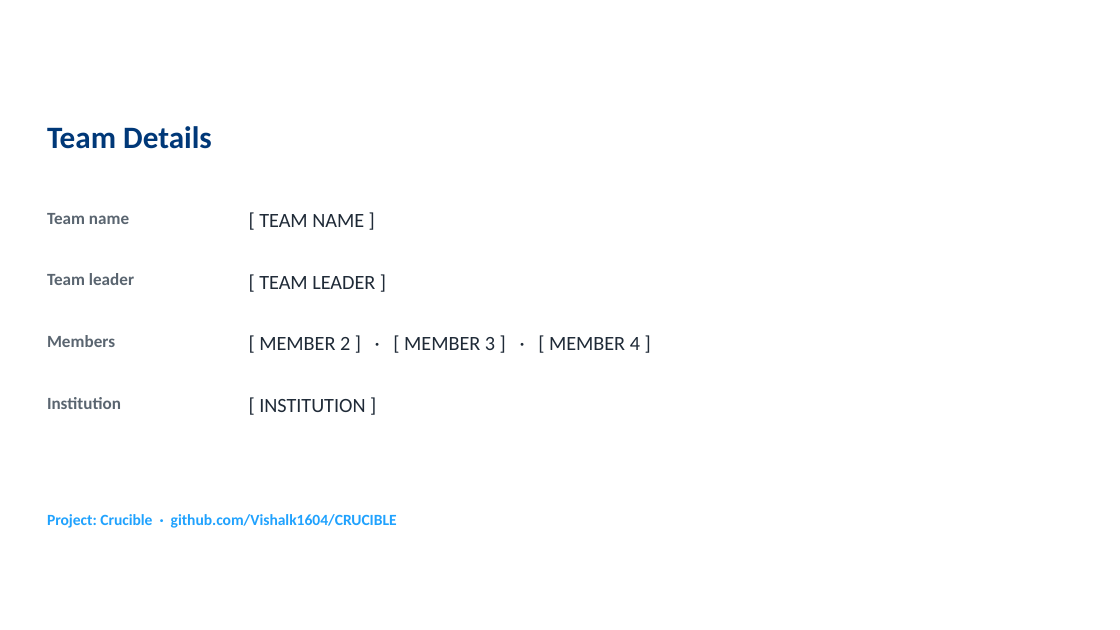
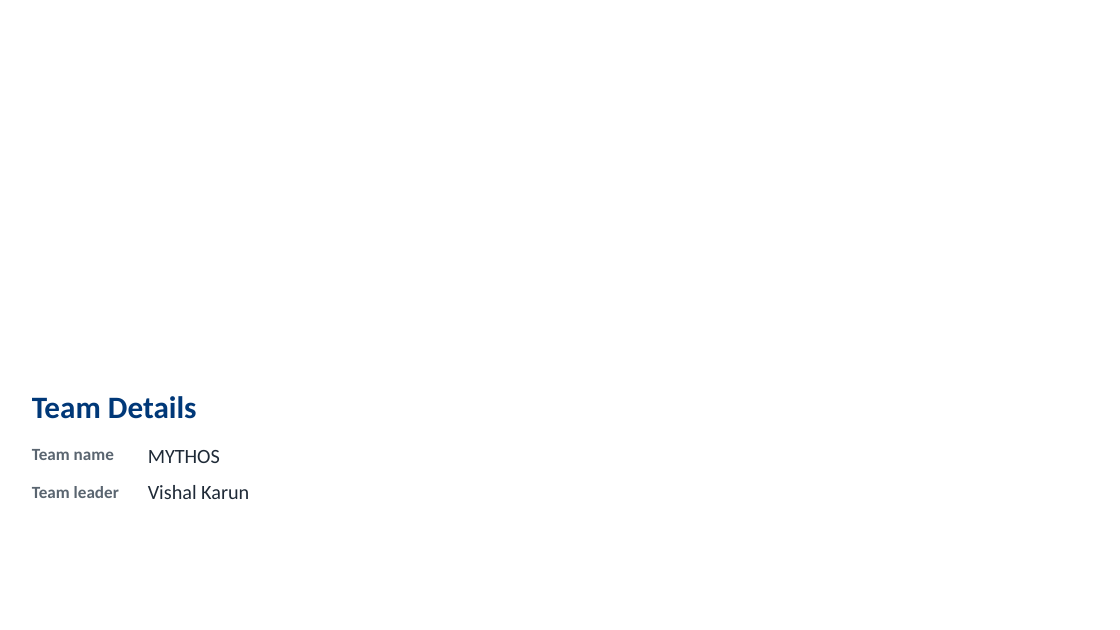
Before and after one commit to Vishalk1604/CRUCIBLE, a slide deck: slide 1 of submission/Crucible-UniHack-Prototype.pptx (slide 2 before the commit). Drawn at 1120x630 pixels with LibreOffice and Linux fonts; fonts in the diff are those of the drawing; background and template pictures are left out. Boxes give left, top, right and bottom in pixels: in the first picture for what was removed or moved away, otherwise in the second. Text is boxed around its words. In the diff, an @@ line names an element or a change of style, - is before the commit and + after.

```diff
--- a/submission/Crucible-UniHack-Prototype.pptx
+++ b/submission/Crucible-UniHack-Prototype.pptx
@@ text removed at <box>259,214,364,227</box> @@
-[ TEAM NAME ]
@@ text removed at <box>259,276,375,289</box> @@
-[ TEAM LEADER ]
@@ text removed at <box>47,335,115,347</box> @@
-Members
@@ text removed at <box>259,337,640,350</box> @@
-[ MEMBER 2 ] · [ MEMBER 3 ] · [ MEMBER 4 ]
@@ text "Team Details": place and size @@
-text "Team Details" at <box>47,126,212,149</box>
+text "Team Details" at <box>32,396,197,419</box>
@@ text removed at <box>47,397,121,409</box> @@
-Institution
@@ text removed at <box>259,399,365,412</box> @@
-[ INSTITUTION ]
@@ text "Team name": place and size @@
-text "Team name" at <box>47,213,129,224</box>
+text "Team name" at <box>32,449,114,460</box>
@@ text added at <box>148,450,220,463</box>, 13 pt, text #1F2A37 @@
+MYTHOS
@@ text "Team leader": place and size @@
-text "Team leader" at <box>47,273,134,285</box>
+text "Team leader" at <box>32,486,119,498</box>
@@ text added at <box>148,485,249,499</box>, 13 pt, text #1F2A37 @@
+Vishal Karun
@@ text removed at <box>47,514,397,528</box> @@
-Project: Crucible · github.com/Vishalk1604/CRUCIBLE
```
Also in this commit, not shown: 1 other slide changed, 1 slide removed, 8 other files.
